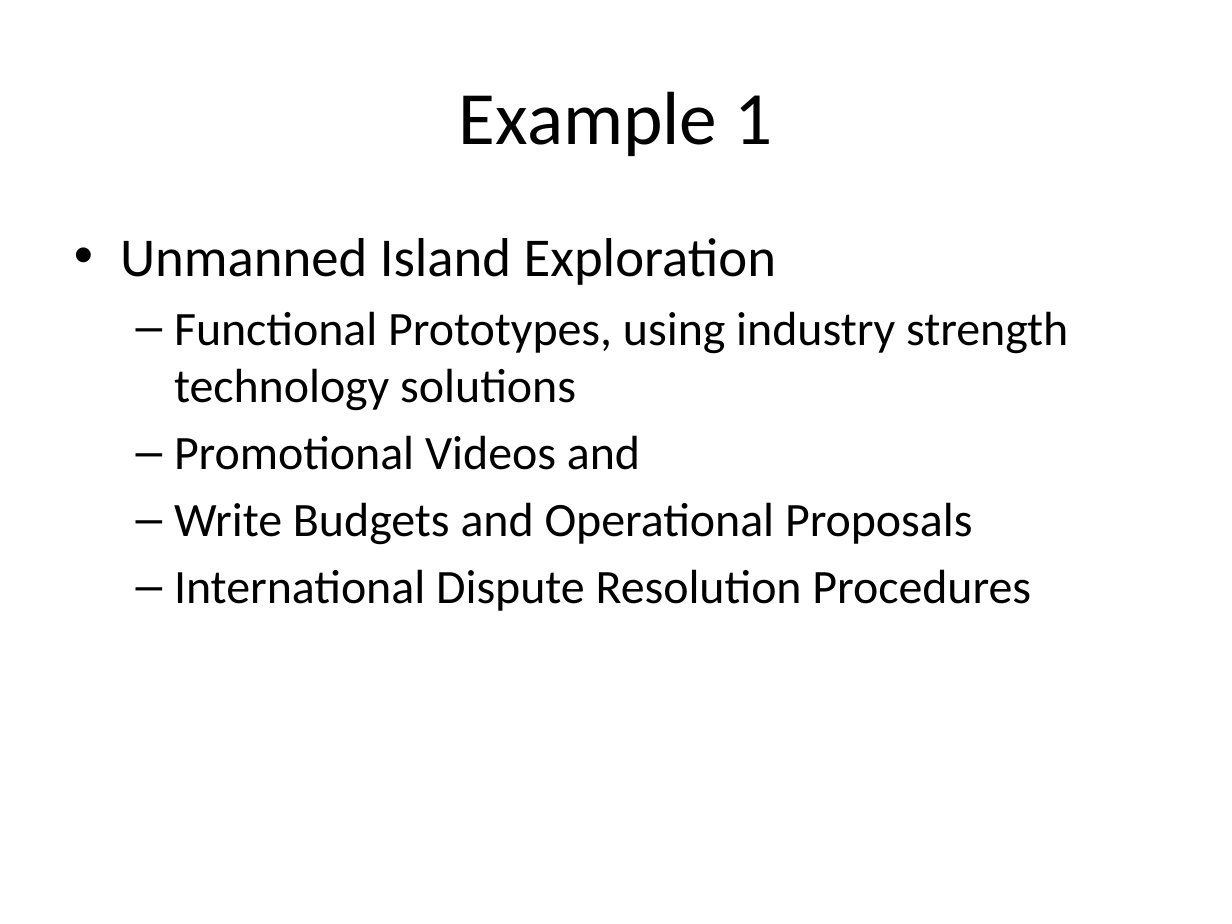
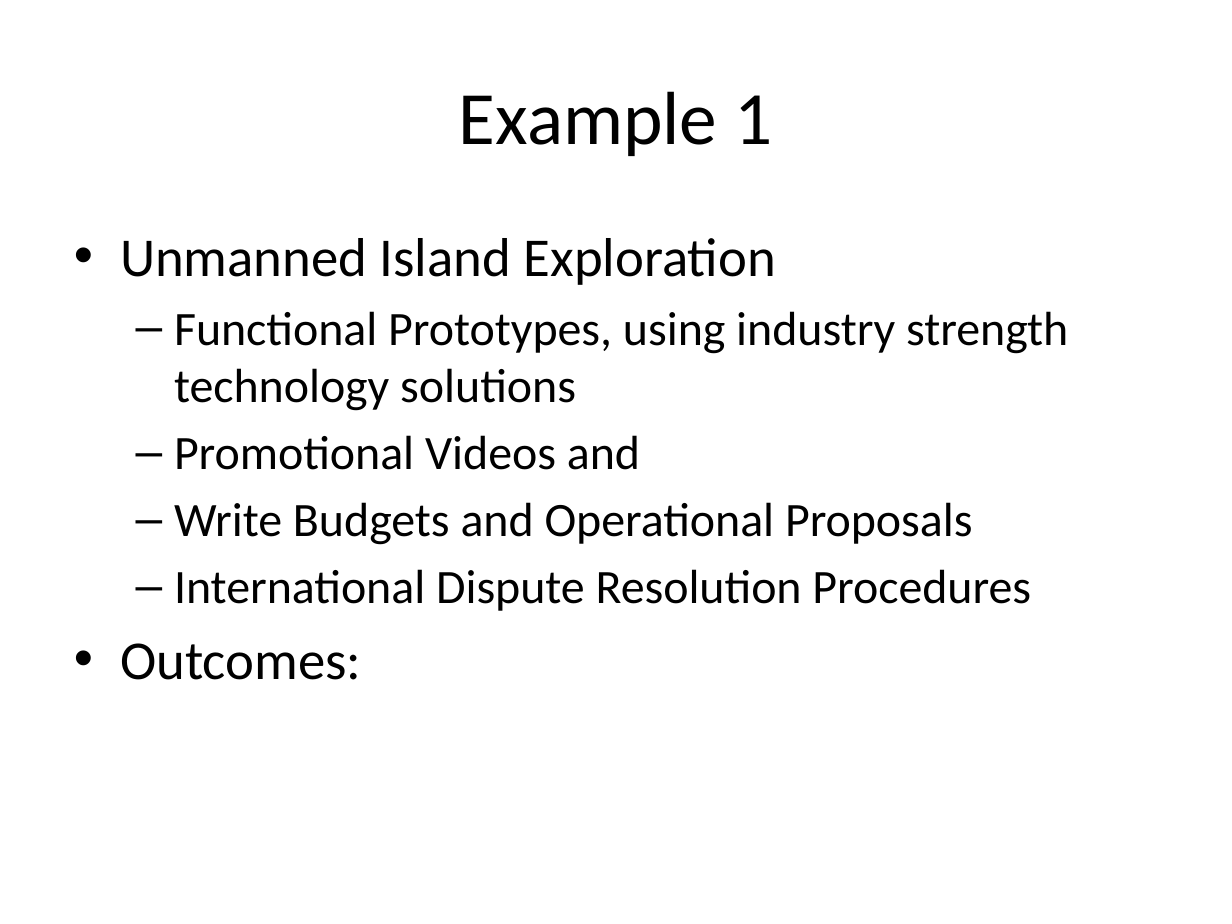
Before and after one commit to toyhouse/XLP_Theory, a slide deck: slide 10 of docs/QS_Start_XLP_Scripts.pptx (slide 9 before the commit). Drawn at 1232x924 pixels with LibreOffice and Linux fonts; fonts in the diff are those of the drawing. Boxes give left, top, right and bottom in pixels: in the first picture for what was removed or moved away, otherwise in the second. Text is boxed around its words. In the diff, an @@ line names an element or a change of style, - is before the commit and + after.

```diff
--- a/docs/QS_Start_XLP_Scripts.pptx
+++ b/docs/QS_Start_XLP_Scripts.pptx
@@ text at (x1=120, y1=643, x2=361, y2=680): paragraph added @@
+• Outcomes:
```
Also in this commit, not shown: 5 other slides changed, 1 slide added, 2 other files.
